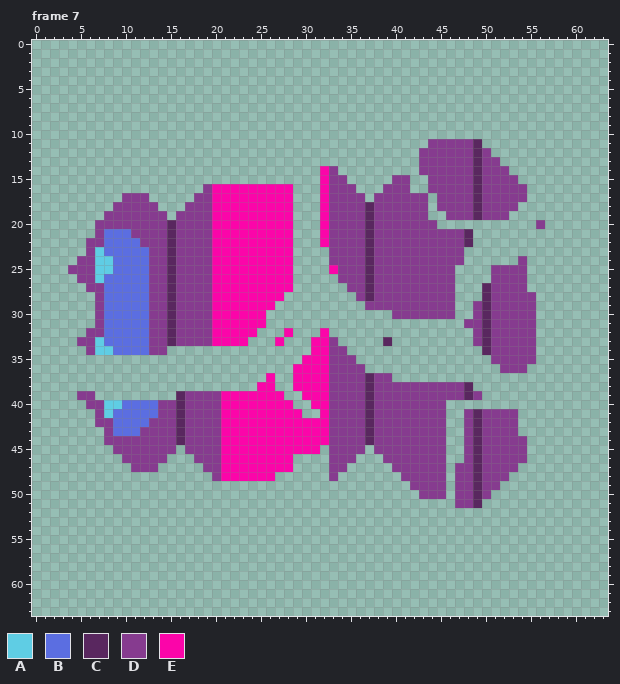
Edited in one commit: pixel-art file (ships/enemies/enemy2/carrier.aseprite). Above is the file before it was changed.
64x64 pixels, 7 frames. Colours within 5 levels of each other are drawn and written as one. Shown: frame 7. The commit also changed other frames, which this record leaves out.
Palette (. is transparent): A #5fcde4  B #5b6ee1  C #59275f  D #863b8f  E #fb05a9
After:
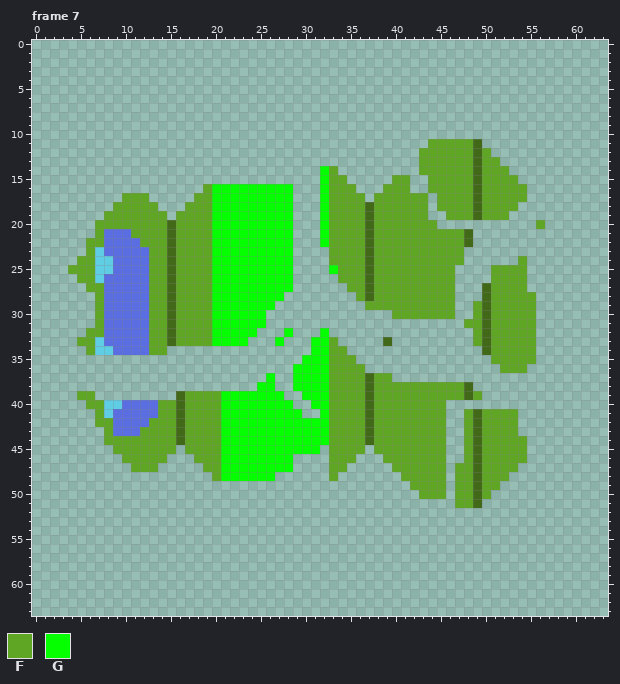
Colours new in this view: F #5fa624  G #05ff01
What changed:
colour C: #59275f -> #416918
colour D: #863b8f -> #63a025
colour E: #fb05a9 -> #11fb00
Frame 7:
y 11: x 44..48 DDDDD -> FFFFF
y 12: x 43..48 DDDDDD -> FFFFFF; x 50 D -> F
y 13: x 43..48 DDDDDD -> FFFFFF; x 50..51 DD -> FF
y 14: x 32..33 ED -> GF; x 43..48 DDDDDD -> FFFFFF; x 50..52 DDD -> FFF
y 15: x 32..34 EDD -> GFF; x 40..41 DD -> FF; x 44..48 DDDDD -> FFFFF; x 50..53 DDDD -> FFFF
y 16: x 19..28 DEEEEEEEEE -> FGGGGGGGGG; x 32..35 EDDD -> GFFF; x 39..41 DDD -> FFF; x 44..48 DDDDD -> FFFFF; x 50..54 DDDDD -> FFFFF
y 17: x 10..12 DDD -> FFF; x 18..28 DDEEEEEEEEE -> FFGGGGGGGGG; x 32..36 EDDDD -> GFFFF; x 38..43 DDDDDD -> FFFFFF; x 45..48 DDDD -> FFFF; x 50..54 DDDDD -> FFFFF
y 18: x 9..13 DDDDD -> FFFFF; x 17..28 DDDEEEEEEEEE -> FFFGGGGGGGGG; x 32..36 EDDDD -> GFFFF; x 38..43 DDDDDD -> FFFFFF; x 45..48 DDDD -> FFFF; x 50..53 DDDD -> FFFF
y 19: x 8..14 DDDDDDD -> FFFFFFF; x 16..28 DDDDEEEEEEEEE -> FFFFGGGGGGGGG; x 32..36 EDDDD -> GFFFF; x 38..43 DDDDDD -> FFFFFF; x 46..48 DDD -> FFF; x 50..52 DDD -> FFF
y 20: x 7..14 DDDDDDDD -> FFFFFFFF; x 16..28 DDDDEEEEEEEEE -> FFFFGGGGGGGGG; x 32..36 EDDDD -> GFFFF; x 38..44 DDDDDDD -> FFFFFFF; x 56 D -> F
y 21: x 7 D -> F; x 11..14 DDDD -> FFFF; x 16..28 DDDDEEEEEEEEE -> FFFFGGGGGGGGG; x 32..36 EDDDD -> GFFFF; x 38..47 DDDDDDDDDD -> FFFFFFFFFF
y 22: x 6..7 DD -> FF; x 12..14 DDD -> FFF; x 16..28 DDDDEEEEEEEEE -> FFFFGGGGGGGGG; x 32..36 EDDDD -> GFFFF; x 38..47 DDDDDDDDDD -> FFFFFFFFFF
y 23: x 6 D -> F; x 13..14 DD -> FF; x 16..28 DDDDEEEEEEEEE -> FFFFGGGGGGGGG; x 33..36 DDDD -> FFFF; x 38..47 DDDDDDDDDD -> FFFFFFFFFF
y 24: x 5..6 DD -> FF; x 13..14 DD -> FF; x 16..28 DDDDEEEEEEEEE -> FFFFGGGGGGGGG; x 33..36 DDDD -> FFFF; x 38..47 DDDDDDDDDD -> FFFFFFFFFF; x 54 D -> F
y 25: x 4..6 DDD -> FFF; x 13..14 DD -> FF; x 16..28 DDDDEEEEEEEEE -> FFFFGGGGGGGGG; x 33..36 EDDD -> GFFF; x 38..46 DDDDDDDDD -> FFFFFFFFF; x 51..54 DDDD -> FFFF
y 26: x 5..6 DD -> FF; x 13..14 DD -> FF; x 16..28 DDDDEEEEEEEEE -> FFFFGGGGGGGGG; x 34..36 DDD -> FFF; x 38..46 DDDDDDDDD -> FFFFFFFFF; x 51..54 DDDD -> FFFF
y 27: x 6..7 DD -> FF; x 13..14 DD -> FF; x 16..28 DDDDEEEEEEEEE -> FFFFGGGGGGGGG; x 35..36 DD -> FF; x 38..46 DDDDDDDDD -> FFFFFFFFF; x 51..54 DDDD -> FFFF
y 28: x 7 D -> F; x 13..14 DD -> FF; x 16..27 DDDDEEEEEEEE -> FFFFGGGGGGGG; x 36 D -> F; x 38..46 DDDDDDDDD -> FFFFFFFFF; x 51..55 DDDDD -> FFFFF
y 29: x 7 D -> F; x 13..14 DD -> FF; x 16..26 DDDDEEEEEEE -> FFFFGGGGGGG; x 37..46 DDDDDDDDDD -> FFFFFFFFFF; x 49 D -> F; x 51..55 DDDDD -> FFFFF
y 30: x 7 D -> F; x 13..14 DD -> FF; x 16..25 DDDDEEEEEE -> FFFFGGGGGG; x 40..46 DDDDDDD -> FFFFFFF; x 49 D -> F; x 51..55 DDDDD -> FFFFF
y 31: x 7 D -> F; x 13..14 DD -> FF; x 16..25 DDDDEEEEEE -> FFFFGGGGGG; x 48..49 DD -> FF; x 51..55 DDDDD -> FFFFF
y 32: x 6..7 DD -> FF; x 13..14 DD -> FF; x 16..24 DDDDEEEEE -> FFFFGGGGG; x 28 E -> G; x 32 E -> G; x 49 D -> F; x 51..55 DDDDD -> FFFFF
y 33: x 5..6 DD -> FF; x 13..14 DD -> FF; x 16..23 DDDDEEEE -> FFFFGGGG; x 27 E -> G; x 31..33 EED -> GGF; x 49 D -> F; x 51..55 DDDDD -> FFFFF
y 34: x 6 D -> F; x 13..14 DD -> FF; x 31..34 EEDD -> GGFF; x 51..55 DDDDD -> FFFFF
y 35: x 30..35 EEEDDD -> GGGFFF; x 51..55 DDDDD -> FFFFF
y 36: x 29..36 EEEEDDDD -> GGGGFFFF; x 52..54 DDD -> FFF
y 37: x 26 E -> G; x 29..36 EEEEDDDD -> GGGGFFFF; x 38..39 DD -> FF
y 38: x 25..26 EE -> GG; x 29..36 EEEEDDDD -> GGGGFFFF; x 38..47 DDDDDDDDDD -> FFFFFFFFFF
y 39: x 5..6 DD -> FF; x 17..27 DDDDEEEEEEE -> FFFFGGGGGGG; x 30..36 EEEDDDD -> GGGFFFF; x 38..47 DDDDDDDDDD -> FFFFFFFFFF; x 49 D -> F
y 40: x 6..7 DD -> FF; x 14..15 DD -> FF; x 17..28 DDDDEEEEEEEE -> FFFFGGGGGGGG; x 31..36 EEDDDD -> GGFFFF; x 38..45 DDDDDDDD -> FFFFFFFF
y 41: x 7 D -> F; x 14..15 DD -> FF; x 17..29 DDDDEEEEEEEEE -> FFFFGGGGGGGGG; x 32..36 EDDDD -> GFFFF; x 38..45 DDDDDDDD -> FFFFFFFF; x 48 D -> F; x 50..53 DDDD -> FFFF
y 42: x 7..8 DD -> FF; x 13..15 DDD -> FFF; x 17..36 DDDDEEEEEEEEEEEEDDDD -> FFFFGGGGGGGGGGGGFFFF; x 38..45 DDDDDDDD -> FFFFFFFF; x 48 D -> F; x 50..53 DDDD -> FFFF
y 43: x 8 D -> F; x 12..15 DDDD -> FFFF; x 17..36 DDDDEEEEEEEEEEEEDDDD -> FFFFGGGGGGGGGGGGFFFF; x 38..45 DDDDDDDD -> FFFFFFFF; x 48 D -> F; x 50..53 DDDD -> FFFF
y 44: x 8..15 DDDDDDDD -> FFFFFFFF; x 17..36 DDDDEEEEEEEEEEEEDDDD -> FFFFGGGGGGGGGGGGFFFF; x 38..45 DDDDDDDD -> FFFFFFFF; x 48 D -> F; x 50..54 DDDDD -> FFFFF
y 45: x 9..15 DDDDDDD -> FFFFFFF; x 17..31 DDDDEEEEEEEEEEE -> FFFFGGGGGGGGGGG; x 33..36 DDDD -> FFFF; x 38..45 DDDDDDDD -> FFFFFFFF; x 48 D -> F; x 50..54 DDDDD -> FFFFF
y 46: x 10..14 DDDDD -> FFFFF; x 18..28 DDDEEEEEEEE -> FFFGGGGGGGG; x 33..35 DDD -> FFF; x 39..45 DDDDDDD -> FFFFFFF; x 48 D -> F; x 50..54 DDDDD -> FFFFF
y 47: x 11..13 DDD -> FFF; x 19..28 DDEEEEEEEE -> FFGGGGGGGG; x 33..34 DD -> FF; x 40..45 DDDDDD -> FFFFFF; x 47..48 DD -> FF; x 50..53 DDDD -> FFFF
y 48: x 20..26 DEEEEEE -> FGGGGGG; x 33 D -> F; x 41..45 DDDDD -> FFFFF; x 47..48 DD -> FF; x 50..52 DDD -> FFF
y 49: x 42..45 DDDD -> FFFF; x 47..48 DD -> FF; x 50..51 DD -> FF
y 50: x 43..45 DDD -> FFF; x 47..48 DD -> FF; x 50 D -> F
y 51: x 47..48 DD -> FF
Where, in picture pixels (left, top, right, bottom), the same in both pictures:
changed: (68, 139, 545, 508)
